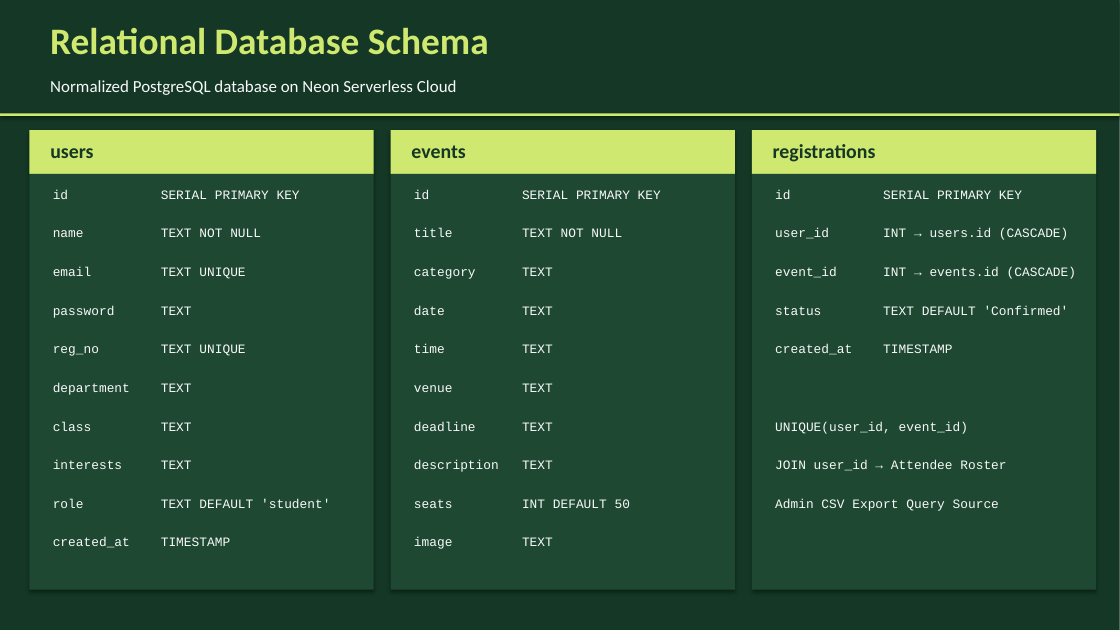
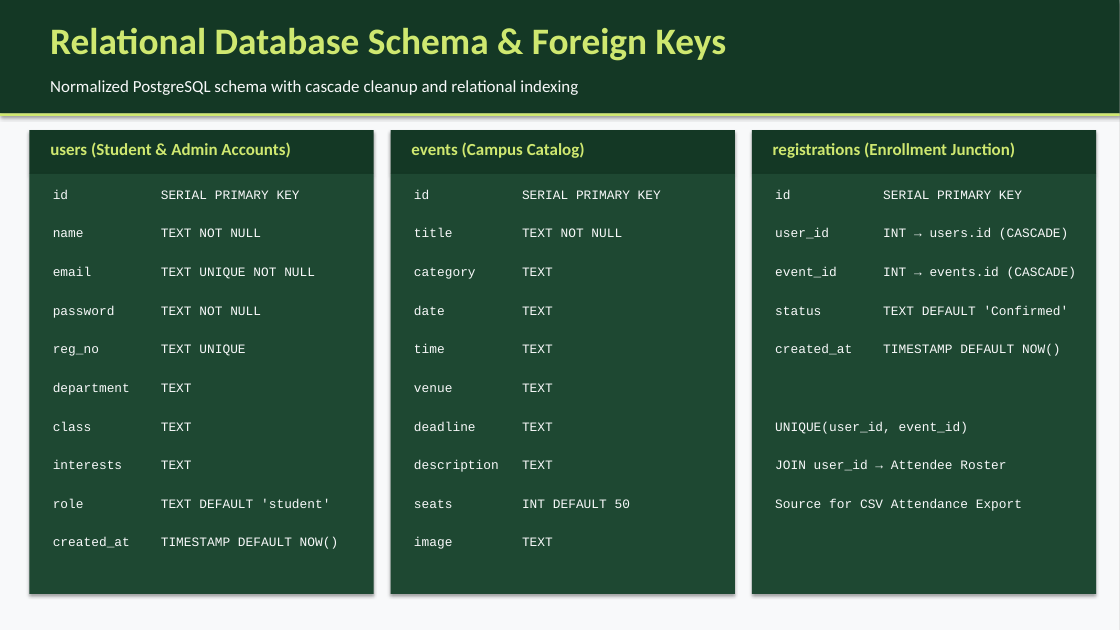
Before and after one commit to Abhi7Prajapathi/Events, a slide deck: slide 6 of CampusCircle_Presentation.pptx (slide 9 before the commit). Drawn at 1120x630 pixels with LibreOffice and Linux fonts; fonts in the diff are those of the drawing. Boxes give left, top, right and bottom in pixels: in the first picture for what was removed or moved away, otherwise in the second. Text is boxed around its words. In the diff, an @@ line names an element or a change of style, - is before the commit and + after.

```diff
--- a/CampusCircle_Presentation.pptx
+++ b/CampusCircle_Presentation.pptx
@@ rectangle at [0,0,1120,630]: fill #143825 to #F8F9FA @@
@@ text at [50,28,727,61]: text changed @@
-Relational Database Schema
+Relational Database Schema & Foreign Keys
@@ text at [50,80,578,95]: text changed @@
-Normalized PostgreSQL database on Neon Serverless Cloud
+Normalized PostgreSQL schema with cascade cleanup and relational indexing
@@ fill #CFE870 to #143825 in 3 elements at [391,130,735,174], [752,130,1096,174], [29,130,374,174] @@
@@ text at [50,142,290,158]: text changed; size 17 to 14.5 pt; text colour #143825 to #CFE870 @@
-users
+users (Student & Admin Accounts)
@@ text at [411,142,585,158]: text changed; size 17 to 14.5 pt; text colour #143825 to #CFE870 @@
-events
+events (Campus Catalog)
@@ text at [773,142,1015,158]: text changed; size 17 to 14.5 pt; text colour #143825 to #CFE870 @@
-registrations
+registrations (Enrollment Junction)
@@ rectangle: place and size @@
-rectangle at [29,174,374,590]
+rectangle at [29,174,374,594]
@@ rectangle: place and size @@
-rectangle at [391,174,735,590]
+rectangle at [391,174,735,594]
@@ rectangle: place and size @@
-rectangle at [752,174,1096,590]
+rectangle at [752,174,1096,594]
@@ text at [53,267,315,279]: text changed @@
-email TEXT UNIQUE
+email TEXT UNIQUE NOT NULL
@@ text at [53,305,261,318]: text changed @@
-password TEXT
+password TEXT NOT NULL
@@ text at [775,344,1061,356]: text changed @@
-created_at TIMESTAMP
+created_at TIMESTAMP DEFAULT NOW()
@@ text at [775,499,1022,511]: text changed @@
-Admin CSV Export Query Source
+Source for CSV Attendance Export
@@ text at [53,537,339,549]: text changed @@
-created_at TIMESTAMP
+created_at TIMESTAMP DEFAULT NOW()
```
Also in this commit, not shown: 3 other slides changed, 11 slides added, 7 slides removed, 3 other files.
